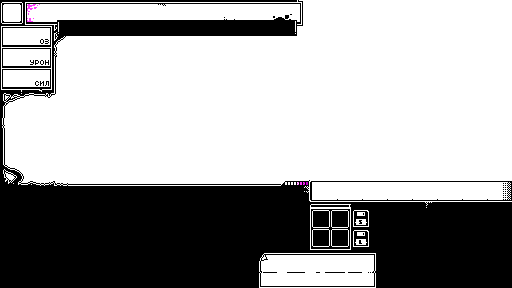
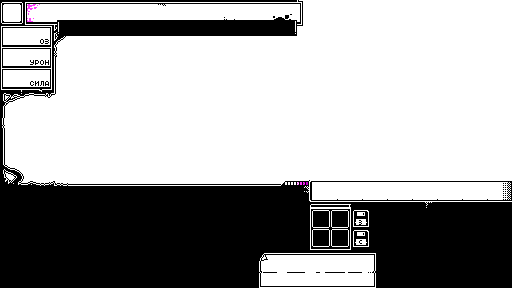
Layers edited between the first and the second w=512, h=288 image:
added layer "Layer 5" above "Layer 3" over 30, 81, 49, 86
painted on "Layer 3" over 35, 81, 49, 86
added layer "Layer 4" above "Layer 2" over 359, 220, 362, 244
painted on "Layer 2" over 359, 220, 362, 244
